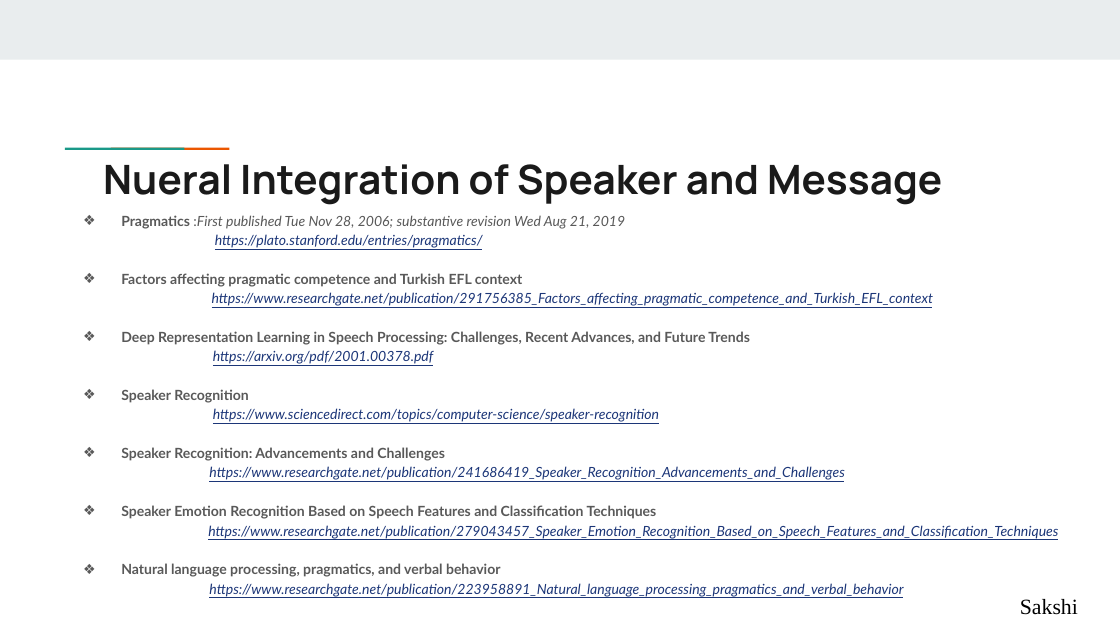
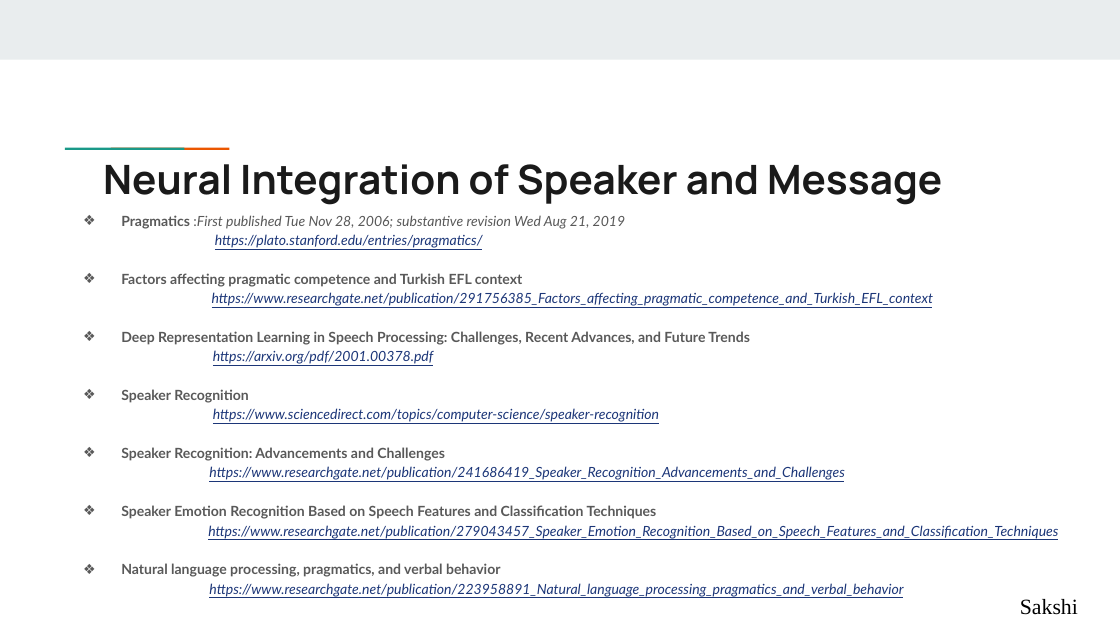
Before and after one commit to VarunBohara/Mini-Project-Documents, a slide deck: slide 4 of IDEAS FOR PROBLEM STATEMENT 4.pptx. Drawn at 1120x630 pixels with LibreOffice and Linux fonts; fonts in the diff are those of the drawing. Boxes give left, top, right and bottom in pixels: in the first picture for what was removed or moved away, otherwise in the second. Text is boxed around its words. In the diff, an @@ line names an element or a change of style, - is before the commit and + after.

```diff
--- a/IDEAS FOR PROBLEM STATEMENT 4.pptx
+++ b/IDEAS FOR PROBLEM STATEMENT 4.pptx
@@ title at [103, 164, 942, 205]: text changed @@
-Nueral Integration of Speaker and Message
+Neural Integration of Speaker and Message
```
Also in this commit, not shown: 1 other slide changed.
